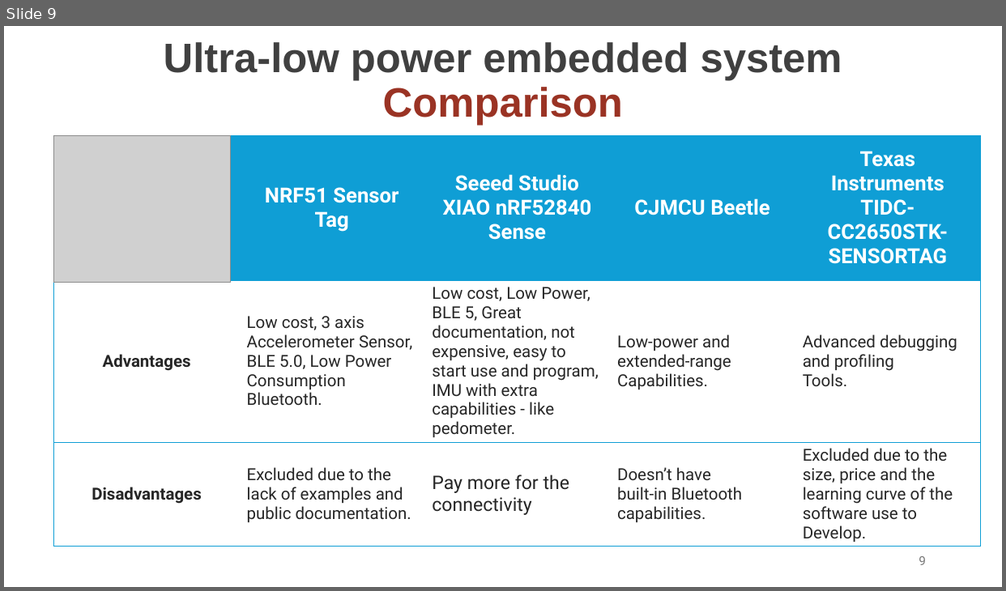
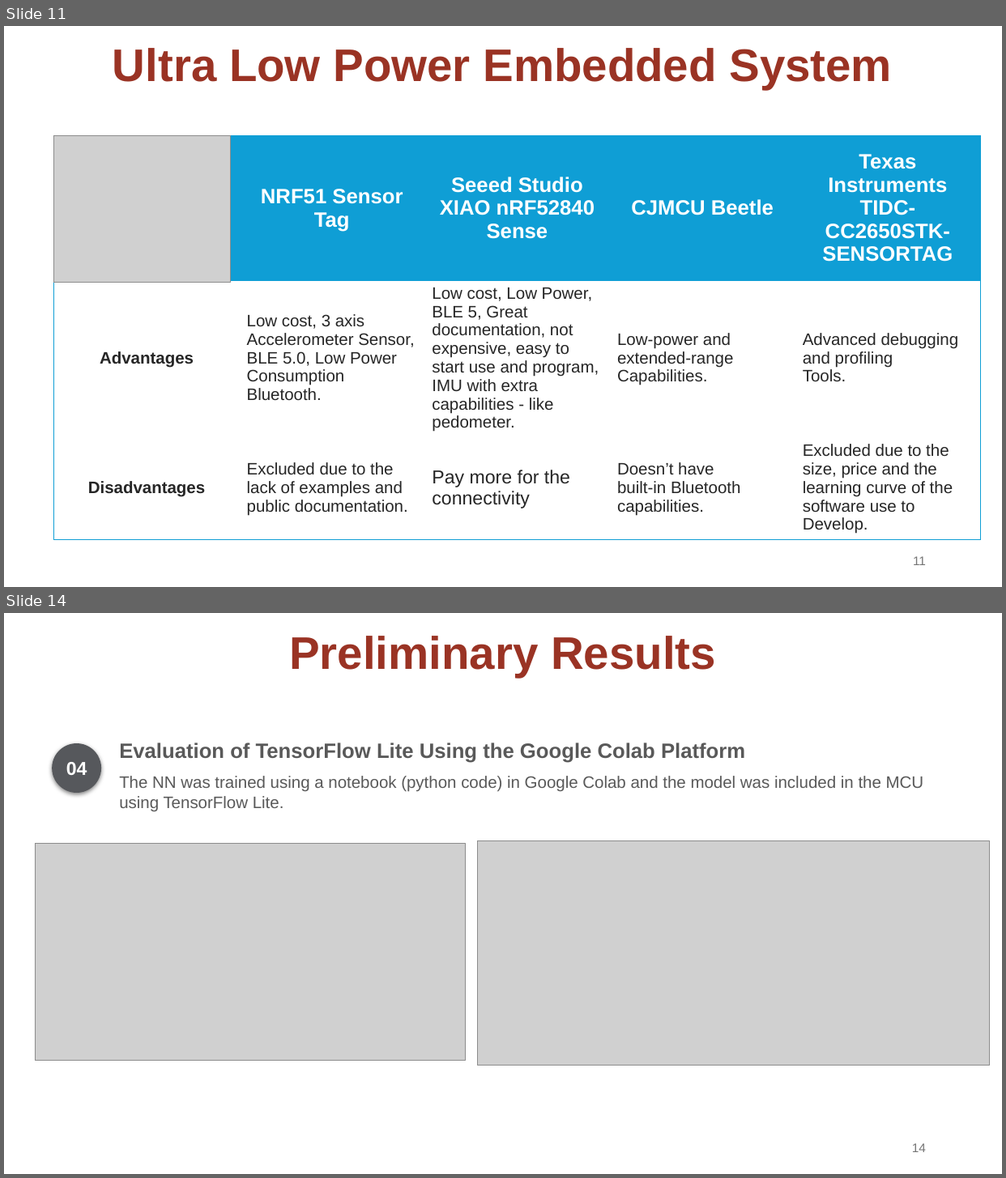
Before and after one commit to osduarte/TESE-MEIC-2324, a slide deck: Relatório intermédio/Apresentação intermédia da TESE_v3.pptx. Shown one above the other, each under a label of ours: slide 9 before the commit, slides 11 and 14 after it; the slides between them are not shown. The pictures are 1006x591 and 1006x1178 pixels, drawn with LibreOffice and Linux fonts; fonts in the diff are those of the drawing; grey boxes stand for pictures. Boxes give left, top, right and bottom in pixels: in the first picture for what was removed or moved away, otherwise in the second. Text is boxed around its words. In the diff, an @@ line names an element or a change of style, - is before the commit and + after.

```diff
--- a/Relatório intermédio/Apresentação intermédia da TESE_v3.pptx
+++ b/Relatório intermédio/Apresentação intermédia da TESE_v3.pptx
@@ slide 14 added at (4,613,1002,1174), background #FFFFFF @@
@@ text added at (289,636,716,677), 44 pt, text #9A3324, bold @@
+Preliminary Results
@@ ellipse added at (52,743,101,793), fill #56585C, 18 pt, text #FFFFFF, bold @@
+04
@@ text added at (119,743,745,763), 20 pt, text #595959, bold @@
+Evaluation of TensorFlow Lite Using the Google Colab Platform
@@ text added at (119,776,924,812), 16 pt, text #595959 @@
+The NN was trained using a notebook (python code) in Google Colab and the model was included in the MCU using TensorFlow Lite.
@@ picture added at (36,844,466,1061) @@
@@ picture added at (478,841,990,1066) @@
@@ page number added at (912,1144,926,1152), 12 pt, text #757575 @@
+14
@@ what was slide 9 is now slide 11 @@
@@ slide 11 changed as well @@
@@ title at (113,48,892,89): text changed; size 39.6 to 44 pt; text colour #404040 to #9A3324 @@
-Ultra-low power embedded system
-Comparison
+Ultra Low Power Embedded System
@@ table at (54,136,982,537) @@
@@ fill none to #0F9ED5 in row 1 @@
@@ font Roboto to Arial @@
@@ borders changed @@
@@ page number at (913,557,926,565): text changed; font Roboto to Arial; text colour #797979 to #757575 @@
-9
+11
```
Also in this commit, not shown: 14 other slides changed, 3 other slides added, 1 slide removed, 3 other files.
